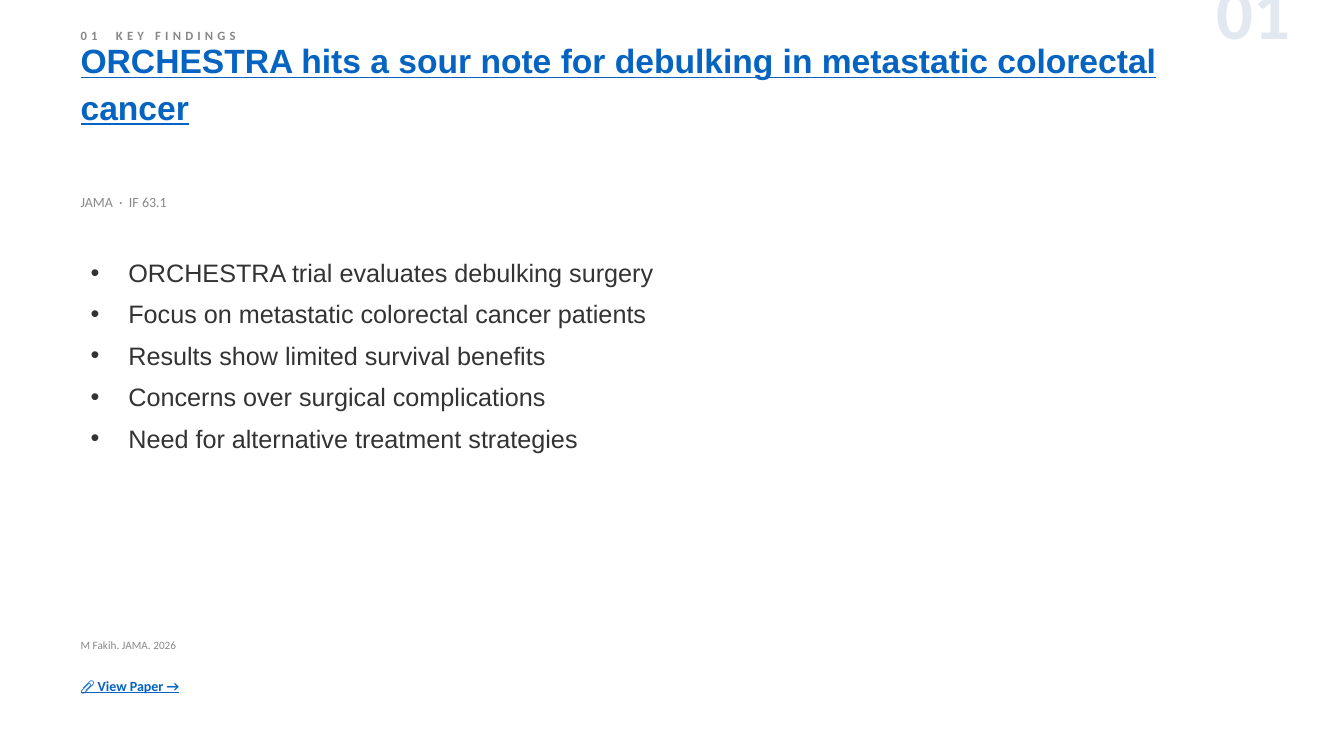
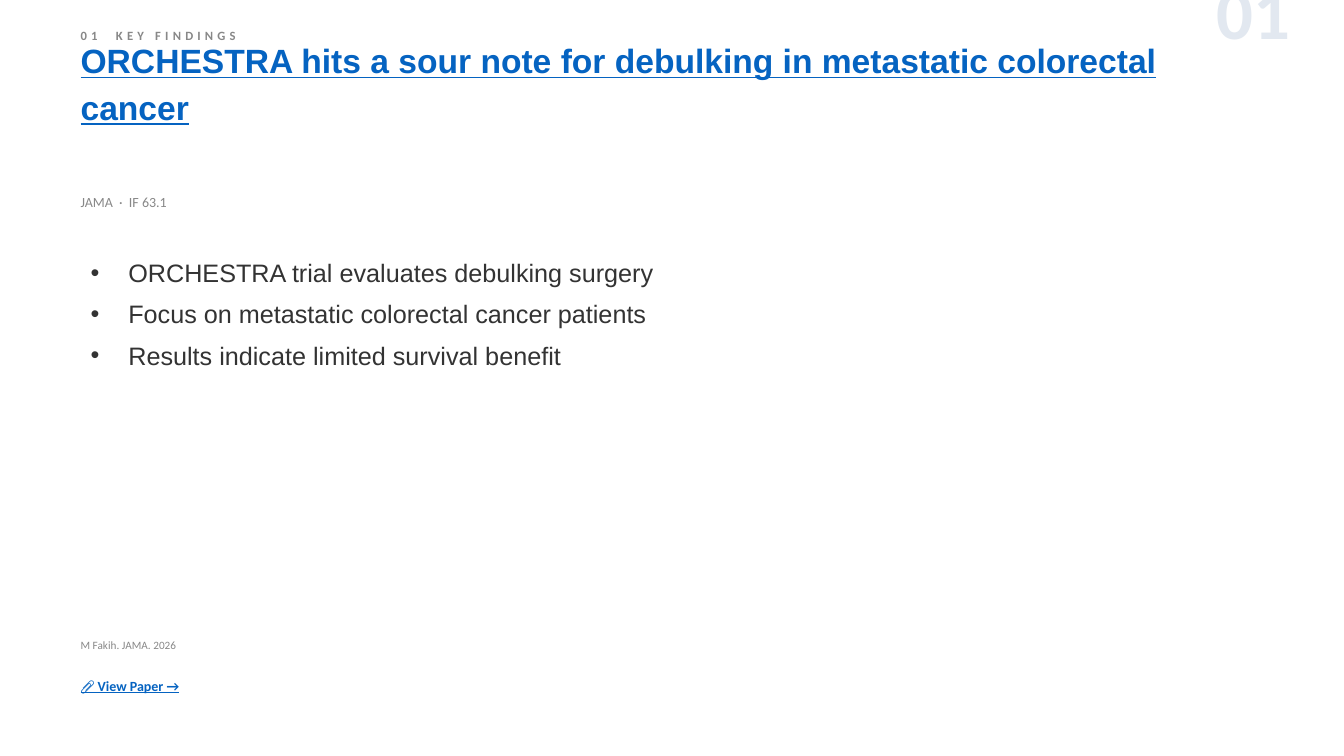
Before and after one commit to jejenhu-maker/colorectal-weekly-digest, a slide deck: slide 3 of docs/digest-en.pptx. Drawn at 1344x756 pixels with LibreOffice and Linux fonts; fonts in the diff are those of the drawing. Boxes give left, top, right and bottom in pixels: in the first picture for what was removed or moved away, otherwise in the second. Text is boxed around its words. In the diff, an @@ line names an element or a change of style, - is before the commit and + after.

```diff
--- a/docs/digest-en.pptx
+++ b/docs/digest-en.pptx
@@ text at bbox=[128, 346, 561, 366]: text changed @@
-• Results show limited survival benefits
-• Concerns over surgical complications
-• Need for alternative treatment strategies
+• Results indicate limited survival benefit
```
Also in this commit, not shown: 11 other slides changed, 2 slides added, 2 slides removed, 2 other files.
